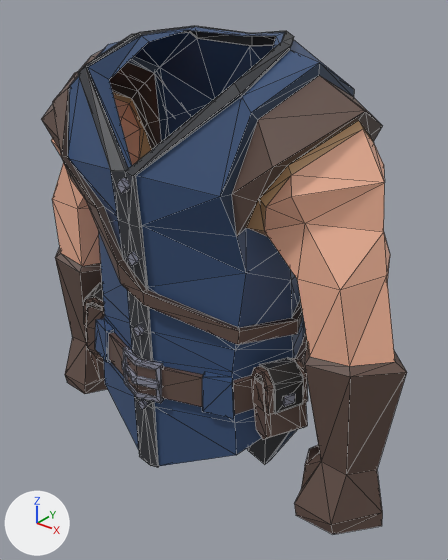
What one commit did to the COLLADA model Chr/BodyParts/MageChest.dae.
Camera for both pictures: a 50 mm camera at (3.94, -4.43, 7.6) aimed at (0.07, 0.4, 4.61). The lights are fixed; the arrows at lower left show +X, +Y and +Z. Mesh edges are drawn as thin lines.

Script lines for the objects in view, before the commit:
```python
me_untitled_006 = bpy.data.meshes.new('Untitled.006')
me_untitled_006.from_pydata(...)  # 1382 vertices, 2484 faces; spans x -2.36..2.36, y -0.97..1.54, z 1.86..7.18
me_untitled_006.materials.append(mat_vertex_colours)
ob_chest = bpy.data.objects.new('Chest', me_untitled_006)
ob_chest.location = (0.0, 0.0, 0.0)
```
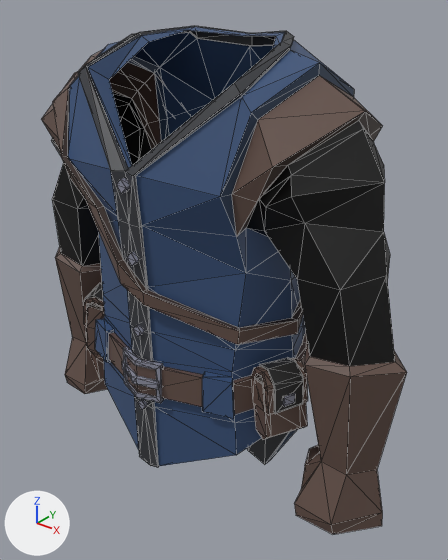
What changed in the scene script:
```text
Change me_untitled_006:
    where me_untitled_006.from_pydata(...)  # 1382 vertices, 2484 faces; spans x -2.36..2.36, y -0.97..1.54, z 1.86..7.18
    used by ob_chest; location = (0.0, 0.0, 0.0)
    me_untitled_006 part 1: 108 faces centred in x -2.1..2.1, y -0.5..0.67, z 4.77..6.5 are repainted in the vertex colours; the middle colour goes from beige #ffbfa1 to black #000000
```

Boxes (x1, y1, x2, y2) around the edits, measured in the pictures (448 x 560 px):
part 1 of me_untitled_006, recoloured
    both: (51, 92, 395, 366)
